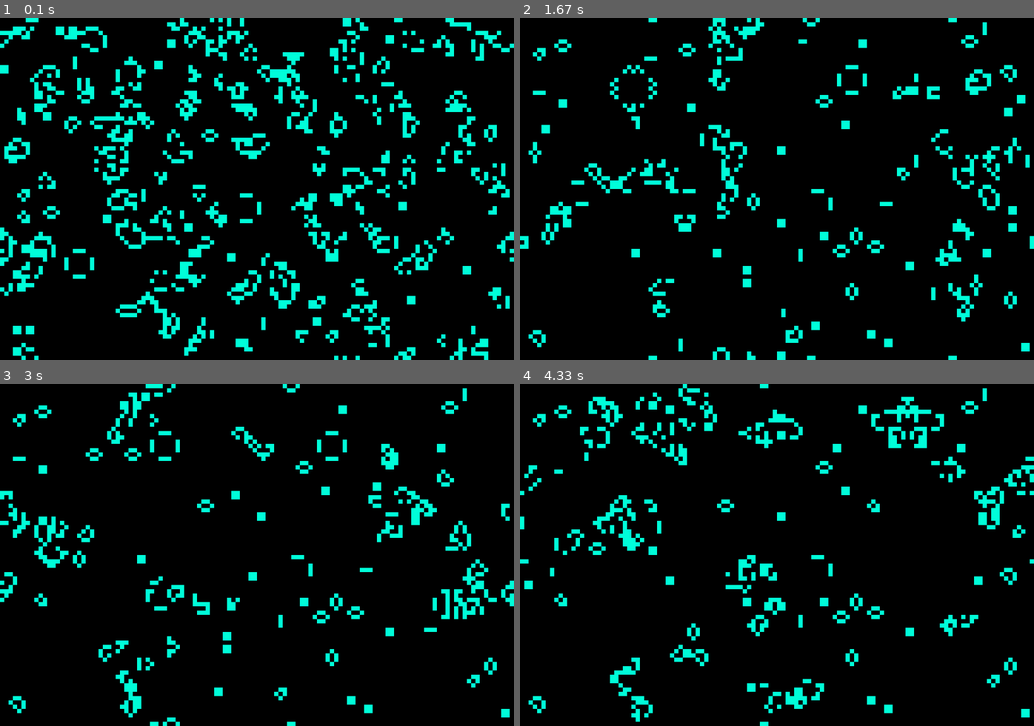
Above: before the commit, frames 1-4 (two rows, left to right).
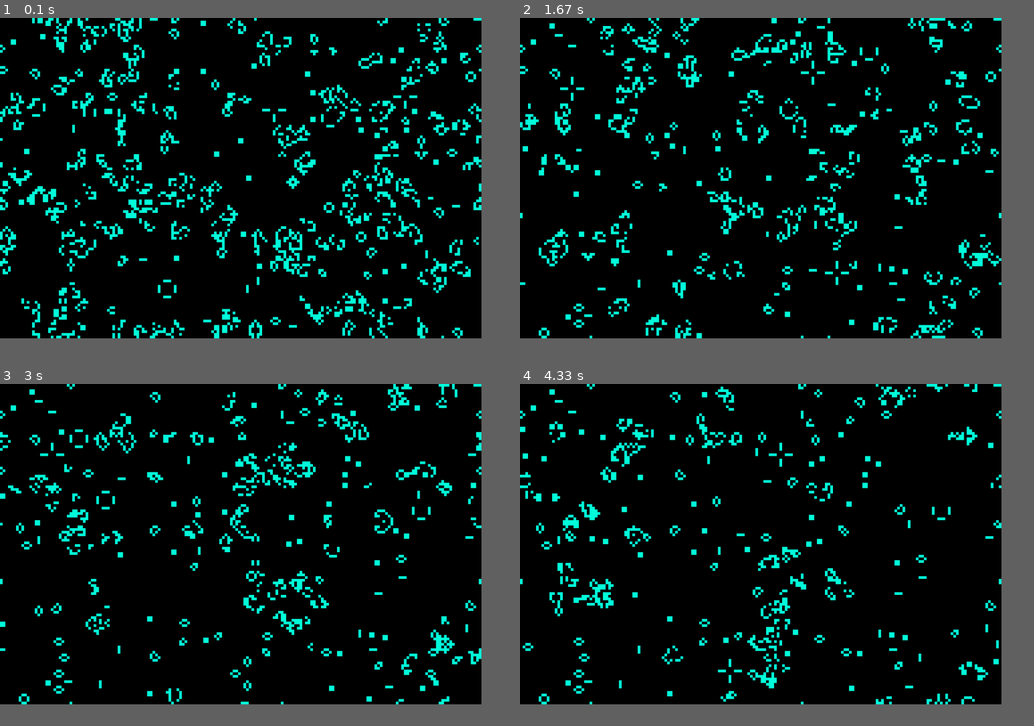
Above: after the commit, the same moments.

Repository: dtdl/PyGameOfLife
Game: pygame game, started from src/com/dt/gol/pygameview.py
The game is run twice, just before and just after one commit, with the same random seed, the same clock (stepped at 60 frames per second) and the same inputs.
Inputs:
- Up to frame 1 (0.1 s): no input
- Up to frame 2 (1.67 s): no input
- Up to frame 3 (3 s): tap Enter every 0.33 s from 1.83 to 2.83 s
- Up to frame 4 (4.33 s): tap Enter every 0.33 s from 3.17 to 4.17 s
In our replay, the window is 900x600 before the commit and 843x562 after it. These sizes can differ from the game's own. Grey fills any space a smaller window leaves; there, only what the larger window draws over its background counts as a difference.

The runs differ from the first frame. In frame 1, 23% of the frame differs, in the area x 0-100%, y 0-100%; in frame 2, 15%; in frame 3, 13%; in frame 4, 13%.

Commit message:
minor changes

Diff:
--- a/src/com/dt/gol/model.py
+++ b/src/com/dt/gol/model.py
@@ -44,6 +44,7 @@
         self.__y_size = y
 #         self.__cell_cnt = cnt
         self.__initialCells(cnt)
+        self.__show()
 
 
     def __initialCells(self, cnt):
@@ -117,17 +118,16 @@
         self.__cell_cnt = cell_cnt
         self.__generation += 1
 
-        self.show()
+        self.__show()
 
 
 
-    def show(self):
+    def __show(self):
 #         print(self.__x_size)
 #         print(self.__y_size)
-        print(f'genration: {self.__generation}')
-        print(f'live cell: {self.__cell_cnt}')
+        print(f'### genration: {self.__generation}, live cells: {self.__cell_cnt} ###')
 #         print(self._cells)
-        print(f'===')
+        print(f'#############################################################')
 
 
 
@@ -136,7 +136,6 @@
 
 #     print(help(World))
     w = World(20, 10, 100)
-    w.show()
     for i in range(10):
         w.goNextGeneration()
 
--- a/src/com/dt/gol/pygameview.py
+++ b/src/com/dt/gol/pygameview.py
@@ -16,9 +16,12 @@
     BLACK   = (0, 0, 0)
 
     """ size of the world, scale of the view """
-    x_size = 120
-    y_size = 80
-    scale = 8
+    x_size = 180
+    y_size = 120
+    scale = 5
+    cell_rate = 0.6
+    generation = 500
+
     SIZE = (x_size*scale, y_size*scale)
 
     """ start """
@@ -26,9 +29,9 @@
     WIN = pygame.display.set_mode(SIZE)
     pygame.display.set_caption("game of life")
 
-    w = World(x_size, y_size, x_size*y_size*0.5)
+    w = World(x_size, y_size, x_size*y_size*cell_rate)
 
-    for i in range(5000):
+    for i in range(generation):
 
         for x in range(y_size):
             for y in range(x_size):
